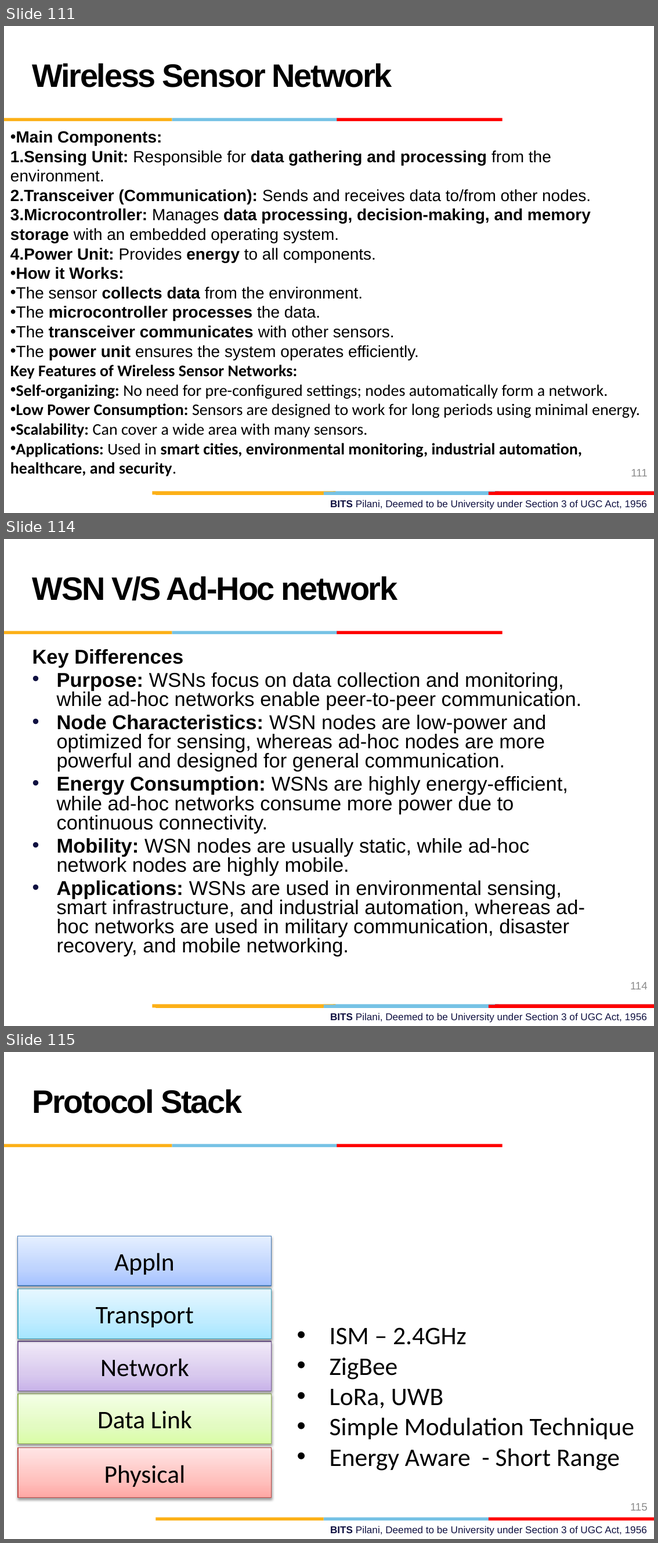
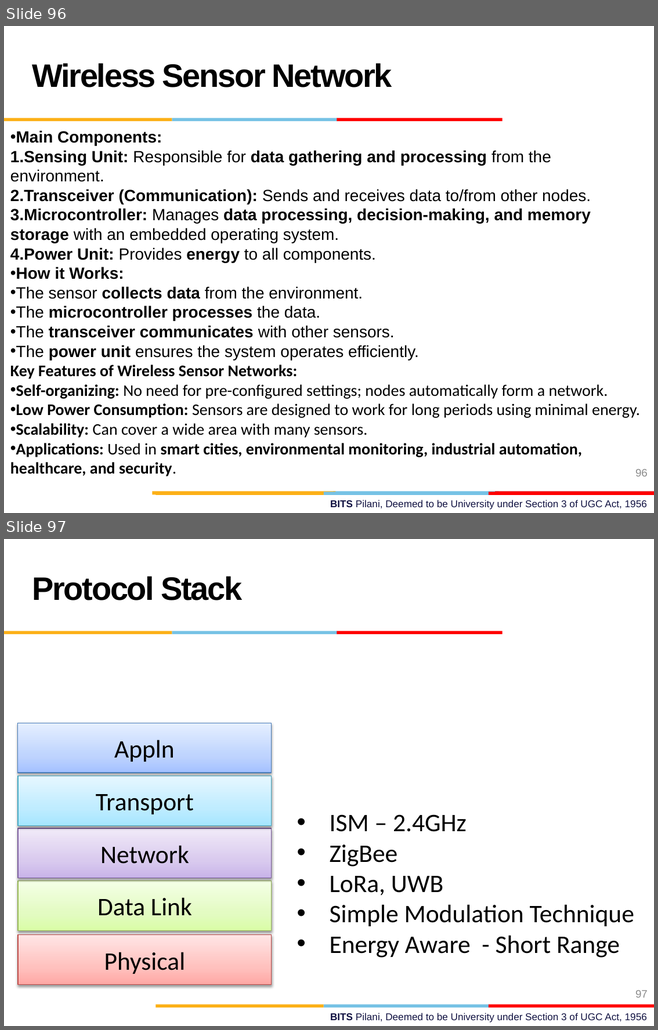
Before and after one commit to AbidKhan01ak/Mtech-7th-Sem, a slide deck: NEA/NEA.pptx. Shown one above the other, each under a label of ours: slides 111, 114 and 115 before the commit, slides 96 and 97 after it; the slides between them are not shown. The pictures are 658x1543 and 658x1030 pixels, drawn with LibreOffice and Linux fonts; fonts in the diff are those of the drawing; background and template pictures are left out. Boxes give left, top, right and bottom in pixels: in the first picture for what was removed or moved away, otherwise in the second. Text is boxed around its words. In the diff, an @@ line names an element or a change of style, - is before the commit and + after.

```diff
--- a/NEA/NEA.pptx
+++ b/NEA/NEA.pptx
@@ slide 114 removed at box(4, 539, 654, 1026), background #FFFFFF; not listed: 10 template elements that a slide beside it also shows @@
@@ text removed at box(32, 576, 398, 600) @@
-WSN V/S Ad-Hoc network
@@ text removed at box(32, 649, 585, 957) @@
-Key Differences
-• Purpose: WSNs focus on data collection and monitoring, while ad-hoc networks enable peer-to-peer communication.
-• Node Characteristics: WSN nodes are low-power and optimized for sensing, whereas ad-hoc nodes are more powerful and designed for general communication.
-• Energy Consumption: WSNs are highly energy-efficient, while ad-hoc networks consume more power due to continuous connectivity.
-• Mobility: WSN nodes are usually static, while ad-hoc network nodes are highly mobile.
-• Applications: WSNs are used in environmental sensing, smart infrastructure, and industrial automation, whereas ad-hoc networks are used in military communication, disaster recovery, and mobile networking.
@@ page number removed at box(630, 982, 647, 990) @@
-114
@@ what was slide 111 is now slide 96 @@
@@ page number at box(635, 469, 647, 477): text changed @@
-111
+96
@@ what was slide 115 is now slide 97 @@
@@ page number at box(635, 990, 647, 998): text changed @@
-115
+97
```
Also in this commit, not shown: 4 slides changed, 13 slides added, 35 other slides removed.
